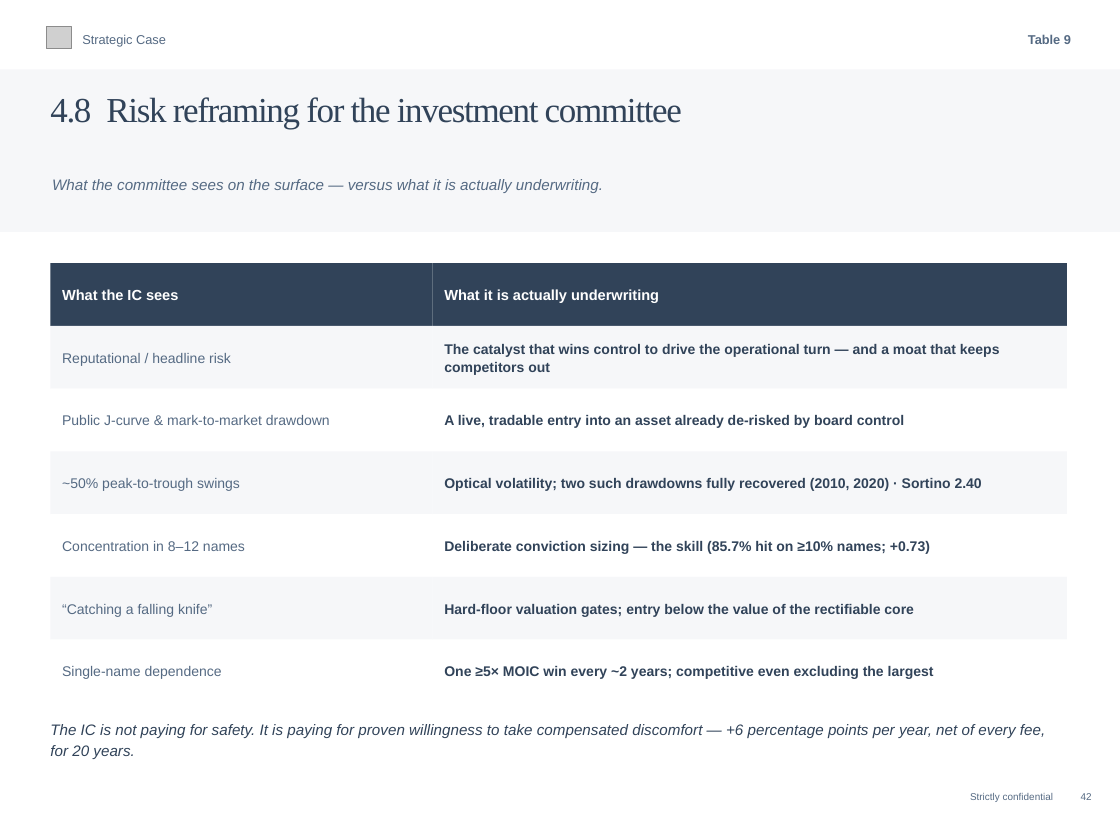
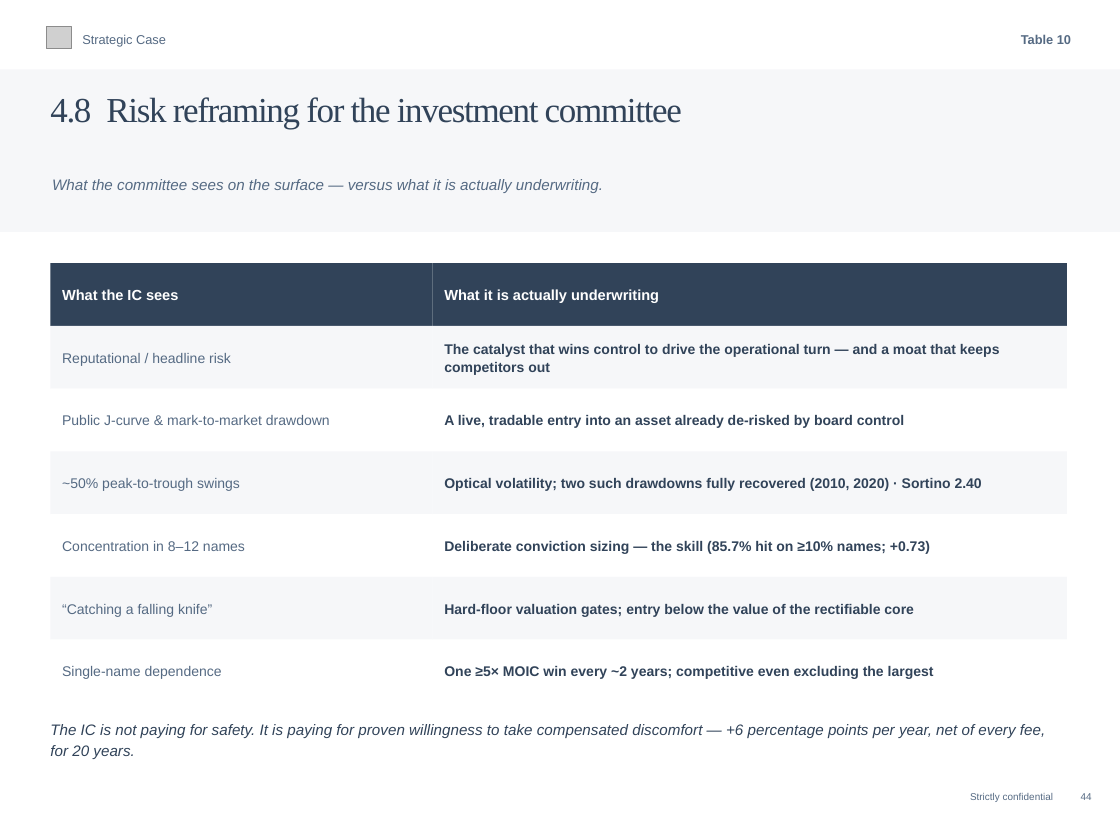
Before and after one commit to charette-lab/Claude, a slide deck: slide 47 of Athanase_Engaged_Ownership_Allocator_Deck.pptx (slide 45 before the commit). Drawn at 1120x840 pixels with LibreOffice and Linux fonts; fonts in the diff are those of the drawing; grey boxes stand for pictures. Boxes give left, top, right and bottom in pixels: in the first picture for what was removed or moved away, otherwise in the second. Text is boxed around its words. In the diff, an @@ line names an element or a change of style, - is before the commit and + after.

```diff
--- a/Athanase_Engaged_Ownership_Allocator_Deck.pptx
+++ b/Athanase_Engaged_Ownership_Allocator_Deck.pptx
@@ text at box(1021, 34, 1071, 44): text changed @@
-Table 9
+Table 10
```
Also in this commit, not shown: 55 other slides changed, 3 slides added, 1 other file.
